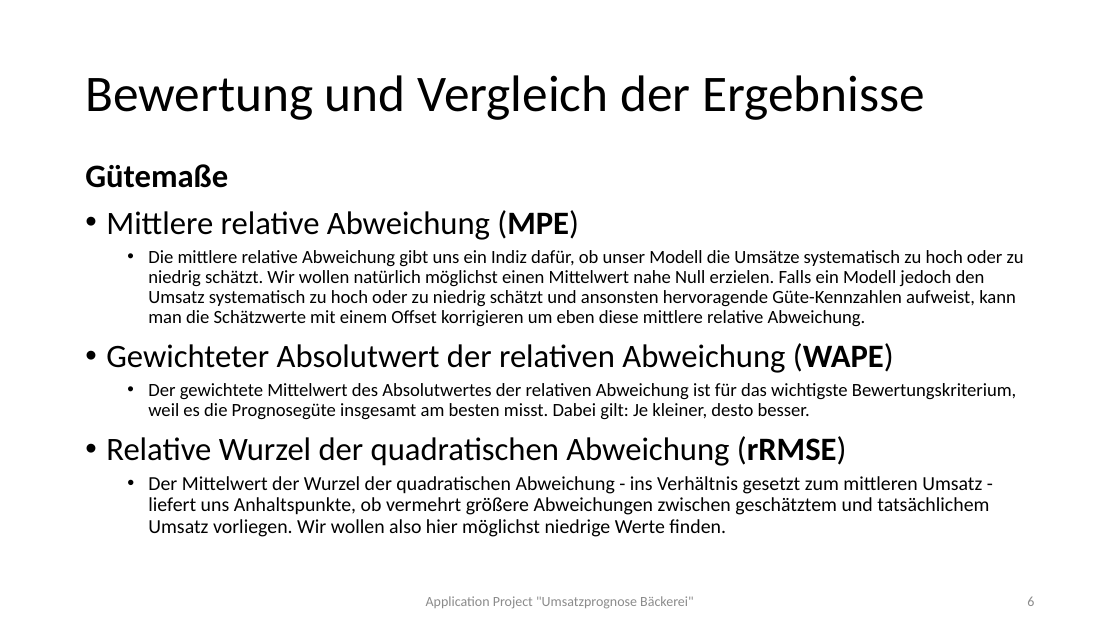
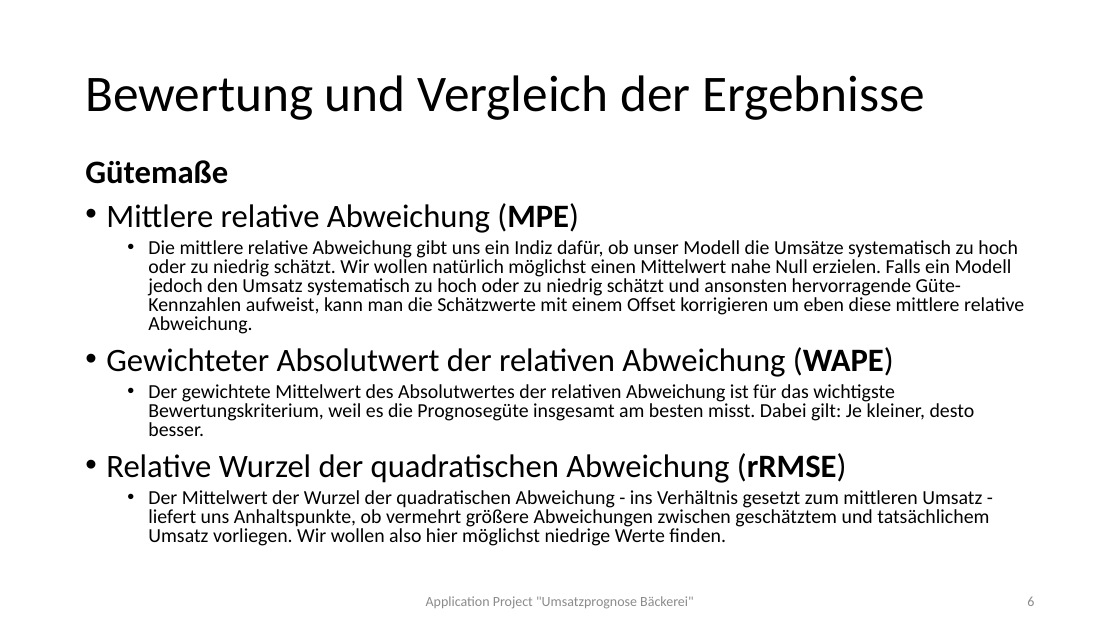
Before and after one commit to ChristinaMaedge/Application_Project, a slide deck: slide 6 of ApplicationProject_UmsatzprognoseBäckerei_v2.pptx. Drawn at 1120x630 pixels with LibreOffice and Linux fonts; fonts in the diff are those of the drawing. Boxes give left, top, right and bottom in pixels: in the first picture for what was removed or moved away, otherwise in the second. Text is boxed around its words. In the diff, an @@ line names an element or a change of style, - is before the commit and + after.

Commit message:
Typos entfernt, sprachliche Änderungen/Änderung von Formulierungen; finale Anpassung PPT-Präsentation

```diff
--- a/ApplicationProject_UmsatzprognoseBäckerei_v2.pptx
+++ b/ApplicationProject_UmsatzprognoseBäckerei_v2.pptx
@@ text at (85, 160, 989, 546): size 16 to 17 pt in "Der gewichtete Mittelwert des Absolutwertes der relativen ..."; line spacing 0.9 to 0.8 @@
@@ text at (148, 240, 1024, 334): text changed; size 16 to 17 pt @@
-  • Die mittlere relative Abweichung gibt uns ein Indiz dafür, ob unser Modell die Umsätze systematisch zu hoch oder zu niedrig schätzt. Wir wollen natürlich möglichst einen Mittelwert nahe Null erzielen. Falls ein Modell jedoch den Umsatz systematisch zu hoch oder zu niedrig schätzt und ansonsten hervoragende Güte-Kennzahlen aufweist, kann man die Schätzwerte mit einem Offset korrigieren um eben diese mittlere relative Abweichung.
+  • Die mittlere relative Abweichung gibt uns ein Indiz dafür, ob unser Modell die Umsätze systematisch zu hoch oder zu niedrig schätzt. Wir wollen natürlich möglichst einen Mittelwert nahe Null erzielen. Falls ein Modell jedoch den Umsatz systematisch zu hoch oder zu niedrig schätzt und ansonsten hervorragende Güte-Kennzahlen aufweist, kann man die Schätzwerte mit einem Offset korrigieren um eben diese mittlere relative Abweichung.
```
Also in this commit, not shown: 17 other slides changed, 3 slides added, 1 slide removed, 3 other files.
